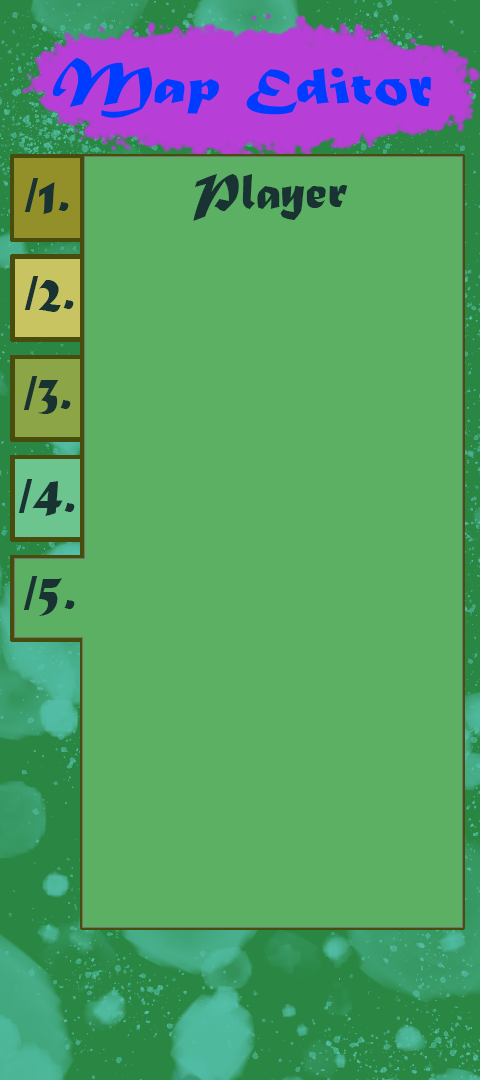
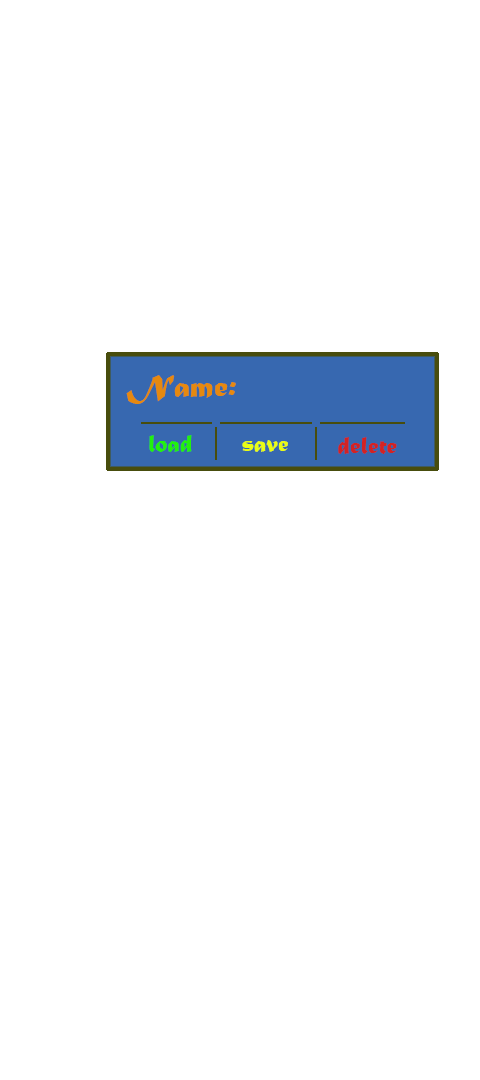
Layer changes from the first 480×1080 image to the second:
hid "/1." over (24, 178, 69, 214)
hid "/2." over (24, 276, 74, 312)
hid "/3." over (23, 376, 71, 414)
hid "/4." over (18, 479, 75, 516)
hid "/5." over (23, 576, 75, 616)
hid "Player" over (193, 174, 348, 221)
hid "Слой 5" over (10, 154, 465, 930)
hid "Enemy" over (200, 172, 346, 219)
hid "Слой 4" over (10, 154, 465, 930)
hid "Platform" over (157, 178, 389, 225)
hid "Слой 3" over (10, 154, 465, 930)
hid "Static Cube" over (132, 172, 414, 218)
hid "Слой 2" over (10, 154, 465, 930)
hid "size" (1st of 2, in "Map" › "load and size") over (345, 243, 400, 267)
hid "size" (2nd of 2, in "Map" › "load and size") over (95, 237, 450, 915)
added group "LOAD_BOARD" with 6 layers in group "load and size" over (106, 352, 439, 471)
added layer "Name:" in group "LOAD_BOARD" over (126, 375, 236, 404)
added layer "Слой 6" in group "LOAD_BOARD" over (106, 352, 439, 471)
hid "load" (2nd of 2, in "Map" › "load and size") over (95, 237, 450, 915)
hid "Size Map" over (203, 178, 330, 224)
hid "Слой 1" over (10, 154, 465, 930)
hid "Map Editor" over (52, 57, 431, 118)
hid "Рамка" over (0, 0, 480, 1080)
hid "Слой 0" over (0, 0, 480, 1080)
…and 4 more changes (3 added, 1 visibility)
